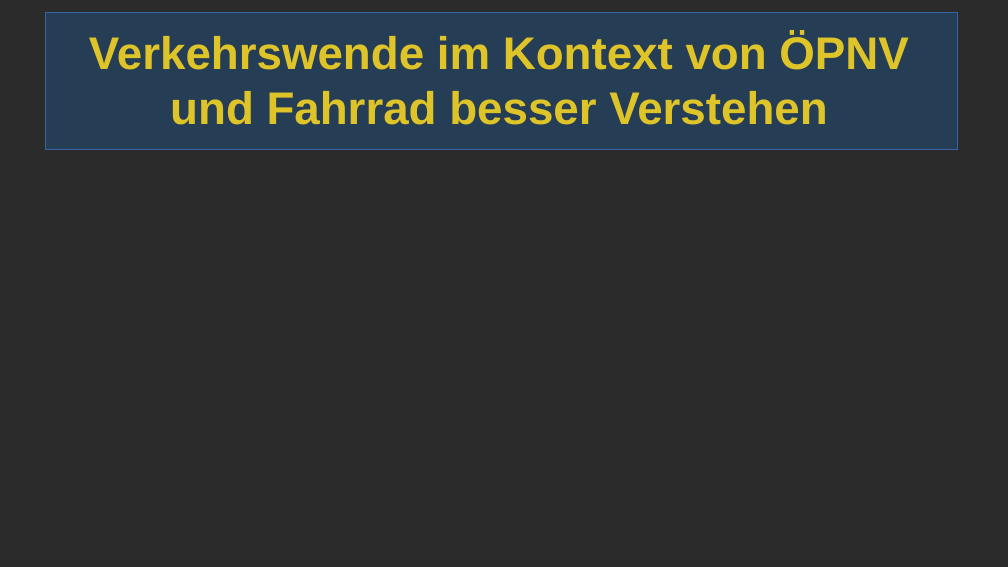
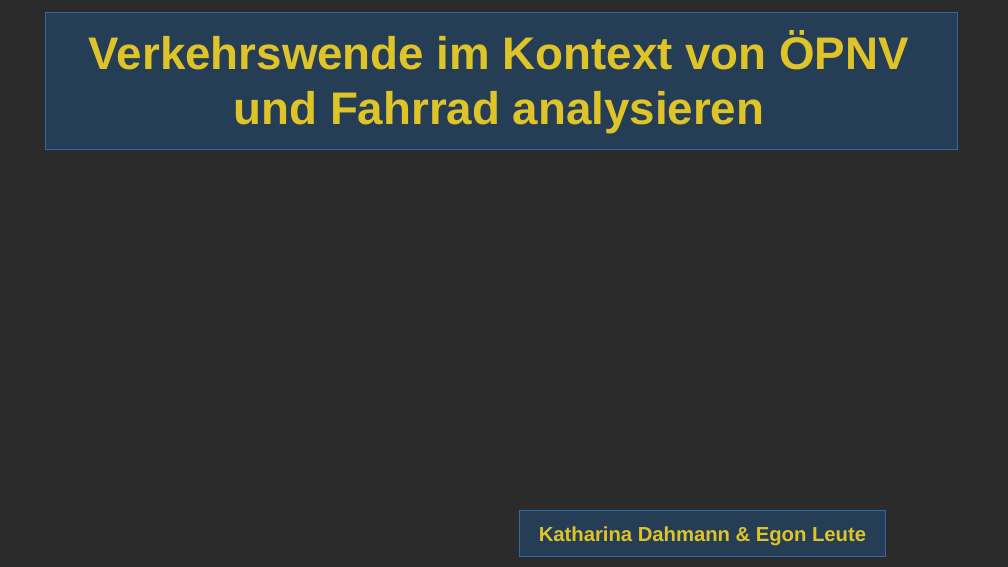
Before and after one commit to ohneBohne/Data_Challenges, a slide deck: slide 1 of EVP.odp. Drawn at 1008x567 pixels with LibreOffice and Linux fonts; fonts in the diff are those of the drawing; background and template pictures are left out; a plain dark background stands for a picture behind light text. Boxes give left, top, right and bottom in pixels: in the first picture for what was removed or moved away, otherwise in the second. Text is boxed around its words. In the diff, an @@ line names an element or a change of style, - is before the commit and + after.

```diff
--- a/EVP.odp
+++ b/EVP.odp
@@ title at (89, 33, 908, 133): text changed @@
-Verkehrswende im Kontext von ÖPNV und Fahrrad besser Verstehen
+Verkehrswende im Kontext von ÖPNV und Fahrrad analysieren
@@ rectangle added at (520, 510, 886, 556), fill #214F80 at 50% opacity, outline #3465A4 0 pt, 16 pt, text #DEC429, bold @@
+Katharina Dahmann & Egon Leute
```
Also in this commit, not shown: 3 other slides changed, 2 slides added, 1 slide removed, 1 other file.
